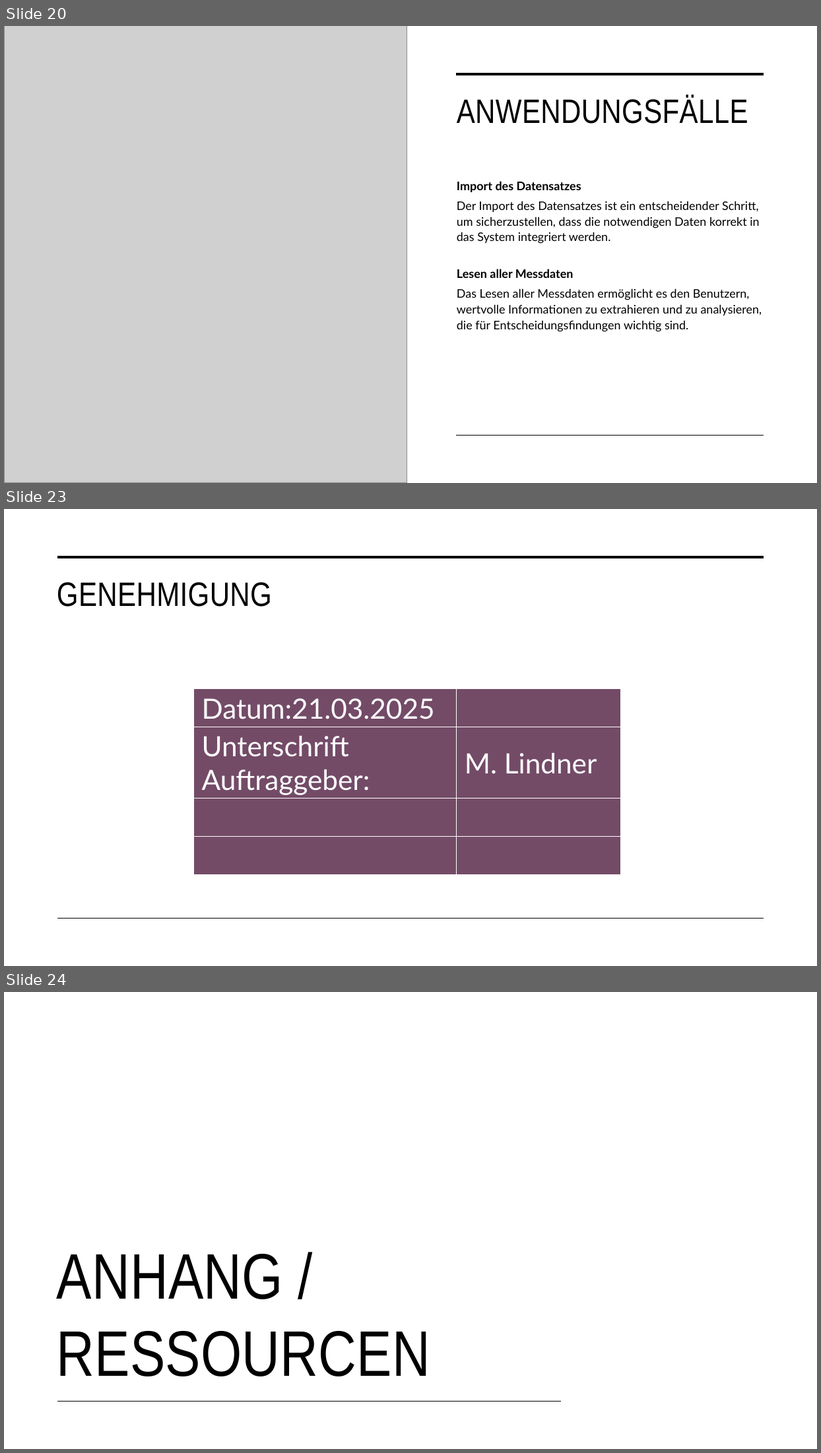
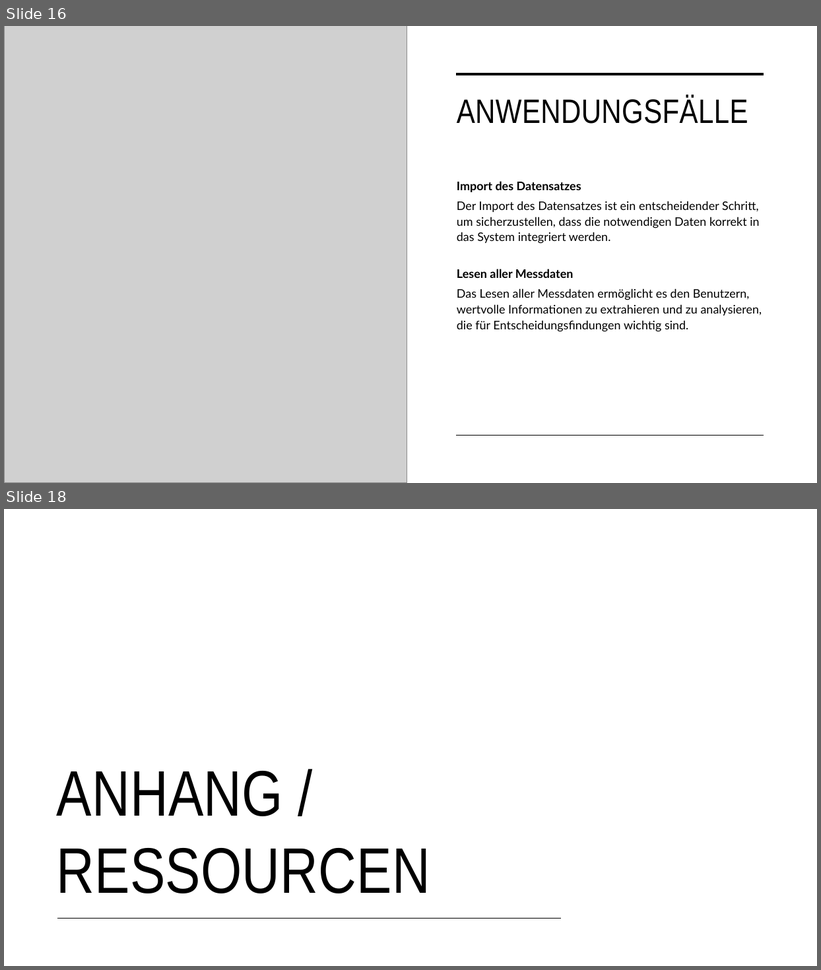
Before and after one commit to mthitservice/202512, a slide deck: Einzelaufgabe/TimeKeeper.pptx. Shown one above the other, each under a label of ours: slides 20, 23 and 24 before the commit, slides 16 and 18 after it; the slides between them are not shown. The pictures are 821x1453 and 821x970 pixels, drawn with LibreOffice and Linux fonts; fonts in the diff are those of the drawing; grey boxes stand for pictures. Boxes give left, top, right and bottom in pixels: in the first picture for what was removed or moved away, otherwise in the second. Text is boxed around its words. In the diff, an @@ line names an element or a change of style, - is before the commit and + after.

```diff
--- a/Einzelaufgabe/TimeKeeper.pptx
+++ b/Einzelaufgabe/TimeKeeper.pptx
@@ slide 23 removed at box(4, 509, 817, 966), background #FFFFFF @@
@@ line removed from (57, 557) to (764, 557) @@
@@ title removed at box(57, 582, 272, 607) @@
-GENEHMIGUNG
@@ table removed at box(193, 689, 621, 875), 4 rows, 2 columns @@
-Datum:21.03.2025 | 
-Unterschrift Auftraggeber: | M. Lindner
- | 
- | 
@@ line removed from (57, 919) to (764, 919) @@
@@ what was slide 20 is now slide 16 @@
@@ what was slide 24 is now slide 18 @@
```
Also in this commit, not shown: 3 slides changed, 5 other slides removed.
